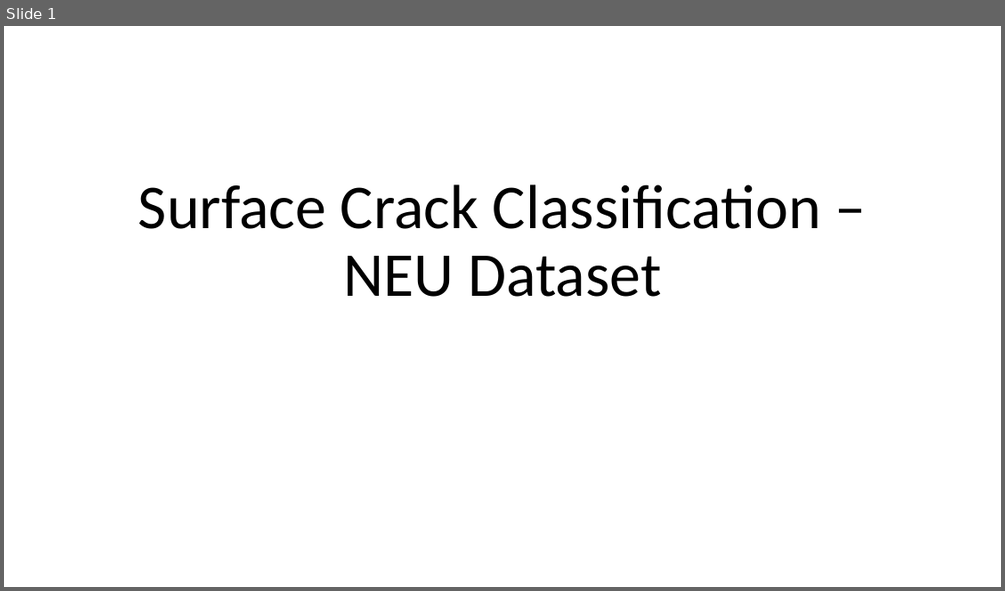
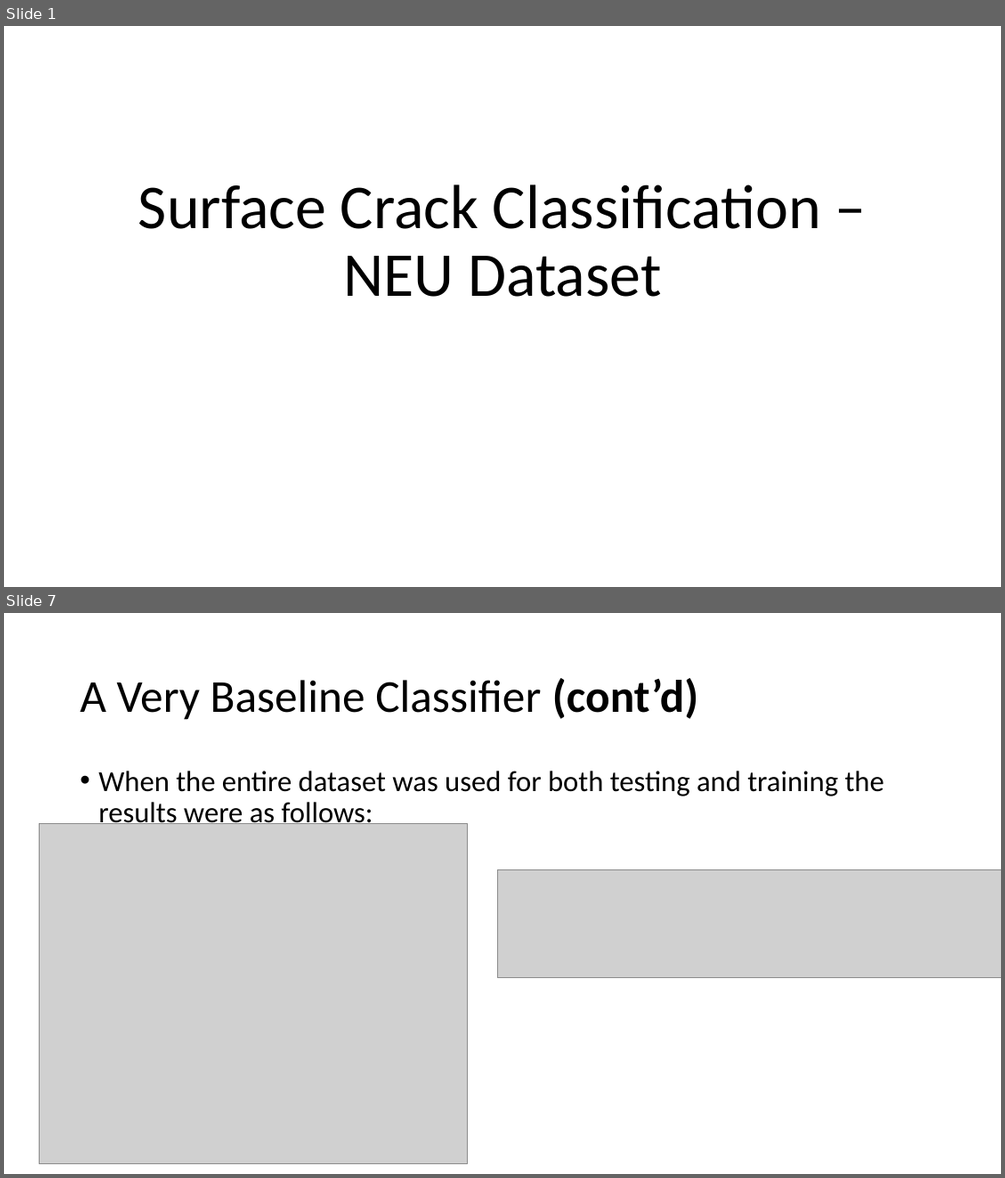
Before and after one commit to M-Matrona/IBM-Machine-Learning-Course, a slide deck: Course_5_Deep_Learning/Surface Crack Classification Project Overview.pptx. Shown one above the other, each under a label of ours: slide 1 before the commit, slides 1 and 7 after it; the slides between them are not shown. The pictures are 1005x591 and 1005x1178 pixels, drawn with LibreOffice and Linux fonts; fonts in the diff are those of the drawing; grey boxes stand for pictures. Boxes give left, top, right and bottom in pixels: in the first picture for what was removed or moved away, otherwise in the second. Text is boxed around its words. In the diff, an @@ line names an element or a change of style, - is before the commit and + after.

```diff
--- a/Course_5_Deep_Learning/Surface Crack Classification Project Overview.pptx
+++ b/Course_5_Deep_Learning/Surface Crack Classification Project Overview.pptx
@@ slide 7 added at (4, 613, 1001, 1174), background #FFFFFF @@
@@ title added at (80, 678, 698, 720), 44 pt, text #000000 @@
+A Very Baseline Classifier (cont’d)
@@ text added at (98, 771, 884, 829), 28 pt, text #000000 @@
+• When the entire dataset was used for both testing and training the results were as follows:
@@ picture added at (39, 823, 468, 1163) @@
@@ picture added at (498, 869, 1001, 978) @@
```
Also in this commit, not shown: 17 other slides added, 1 slide removed, 16 other files.
